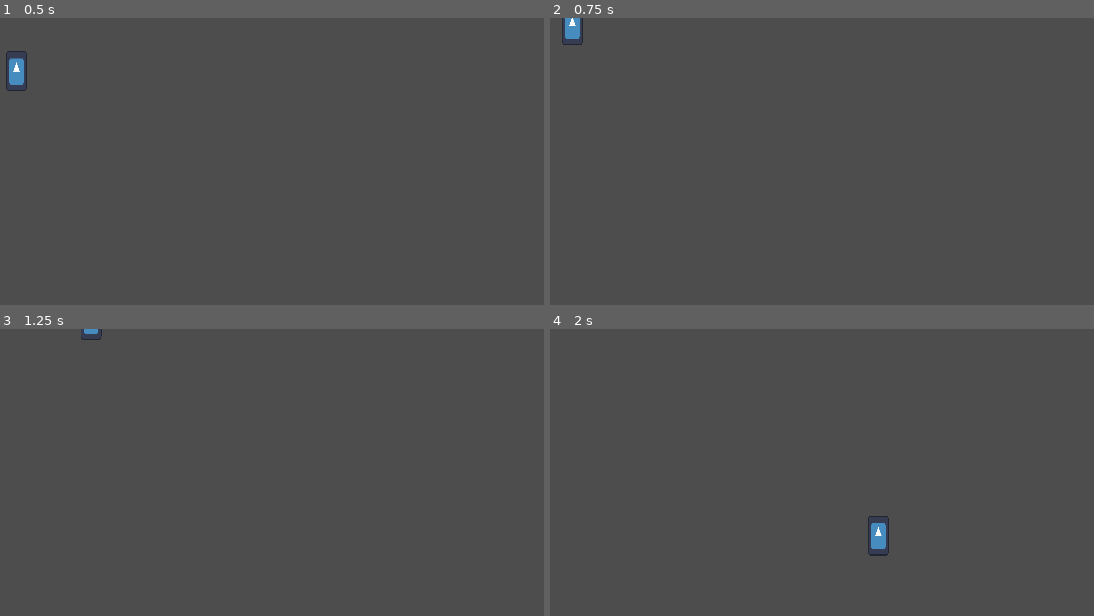
Above: before the commit, frames 1-4 (two rows, left to right).
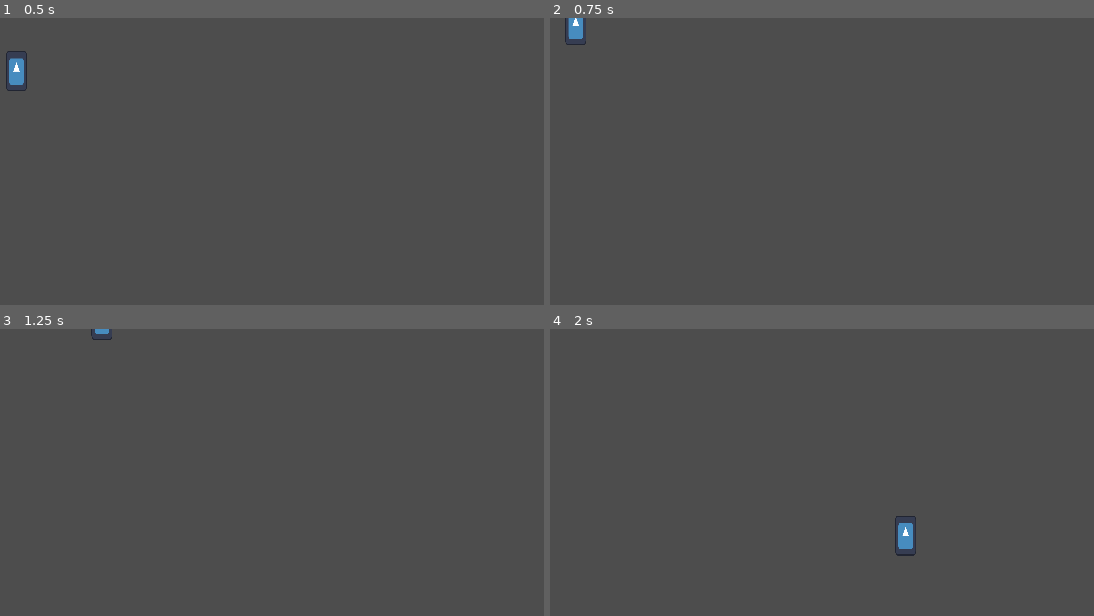
Above: after the commit, the same moments.

Repository: chars-at-last/Platforming-Game
Game: Godot game, scene res://nodes/scenes/game_manager.tscn
The game is run twice, just before and just after one commit, with the same random seed, the same clock (stepped at 60 frames per second) and the same inputs. The engine's default icon, where the game draws it, is replaced by a stand-in: a white triangle on a blue panel in a dark square.
Inputs:
- Up to frame 1 (0.5 s): no input
- Up to frame 2 (0.75 s): tap Enter at 0.5 s; hold D (move_right) from 0.53 s (still down); tap Space (jump) at 0.6 s
- Up to frame 3 (1.25 s): keep holding D (move_right); tap Space (jump) at 0.77, 1.07 s
- Up to frame 4 (2 s): keep holding D (move_right); tap Space (jump) at 1.25, 1.35, 1.52, 1.82 s

Frame 1 is identical in both runs. In frame 2, 0.2% of the frame differs, in the area x 2-7%, y 0-10%; in frame 3, less than 0.1%; in frame 4, 0.7%, in the area x 58-68%, y 65-80%.

Commit message:
Movement Pt. 2: Better Movement, Still Pretty Basic

Diff:
--- a/nodes/scripts/player.gd
+++ b/nodes/scripts/player.gd
@@ -6,8 +6,9 @@
 # Constants
 const SPEED: float = 300.0
 const JUMP_VELOCITY: float = -400.0
-const VELOCITY_GROUND_NERF: float = .9
-const VELOCITY_GROUND_MOVEMENT_NERF: float = .5
+const VELOCITY_GROUND_NERF: float = .8
+const VELOCITY_GROUND_MOVEMENT_NERF: float = .9
+const DIFF_DIRECTION_MULT: float = 4
 
 # Variables
 var unbridled_velocity: Vector2			## Velocity without restrictions
@@ -16,39 +17,36 @@
 
 # Process
 func _physics_process(delta: float) -> void:
-	print(acceleration.x)
-	print(velocity.x)
-	print(unbridled_velocity.x)
-	print()
+	#print(acceleration.x)
+	#print(velocity.x)
+	#print(unbridled_velocity.x)
+	#print()
 
 	# Gravity
 	if not is_on_floor():
+		if is_on_ceiling():
+			unbridled_velocity.y = max(0, unbridled_velocity.y)
 		unbridled_velocity += get_gravity() * delta			# Apply gravity here
 
-	# Handle jump.
+	# Handle jump
 	if Input.is_action_just_pressed("jump") and is_on_floor():
 		unbridled_velocity.y = JUMP_VELOCITY
-
-	#var direction := Input.get_axis("ui_left", "ui_right")
-	#if direction:
-		#velocity.x = direction * SPEED
-	#else:
-		#velocity.x = move_toward(velocity.x, 0, SPEED)
 
 	# Get the input direction and handle the movement/deceleration.
 	# Kinda similar to the default CharacterBody2D code, but obvious purposed for our game
 	acceleration.x = max(acceleration.x, move_accel)
 	var direction: float = Input.get_axis("move_left", "move_right")
 	if direction:
-		unbridled_velocity.x += acceleration.x * direction
+		var addition: float = acceleration.x * direction
+		if not is_equal_approx(signf(direction), signf(unbridled_velocity.x)):
+			addition *= DIFF_DIRECTION_MULT
+		unbridled_velocity.x += addition
 	#else:
 		#unbridled_velocity.x = move_toward(unbridled_velocity.x, 0, acceleration.x)
 
-	## TODO: This section
-
 	# Walls
 	if is_on_wall():
-		unbridled_velocity.x = 0
+		unbridled_velocity.x = max(unbridled_velocity.x, 0) if is_equal_approx(get_wall_normal().x, 1.0) else min(unbridled_velocity.x, 0)
 
 	# Velocity
 	velocity = unbridled_velocity
@@ -56,8 +54,10 @@
 	# Other floor stuff
 	if is_on_floor():
 		if not (Input.is_action_pressed("move_left") or Input.is_action_pressed("move_right")):
-			velocity.x *= VELOCITY_GROUND_NERF		# Nerf x velocity here
+			velocity.x = floor(velocity.x * VELOCITY_GROUND_NERF)				# Nerf x velocity here
+			unbridled_velocity.x = floor(unbridled_velocity.x * VELOCITY_GROUND_NERF)
 		else:
-			velocity.x *= VELOCITY_GROUND_MOVEMENT_NERF
+			velocity.x = floor(velocity.x * VELOCITY_GROUND_MOVEMENT_NERF)
+			#unbridled_velocity *= VELOCITY_GROUND_MOVEMENT_NERF
 
 	move_and_slide()
